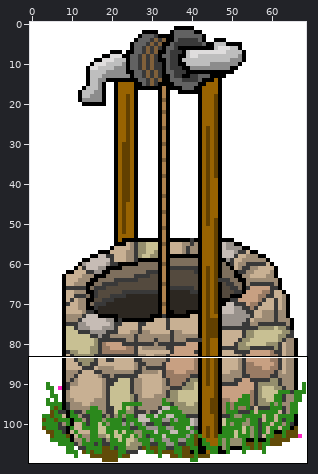
File history of a sprite sheet, decors/puit.png. Above, an overview of the earlier version with the close-up marked.
Close-up. Before:
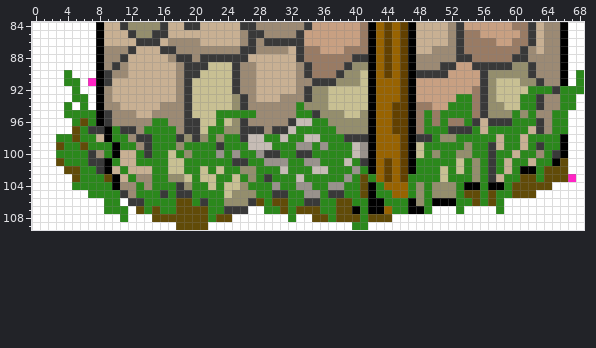
The file is 69x110 pixels. Colours within 5 levels of each other are drawn and written as one. Shown: x 0..68, y 84..109.
After:
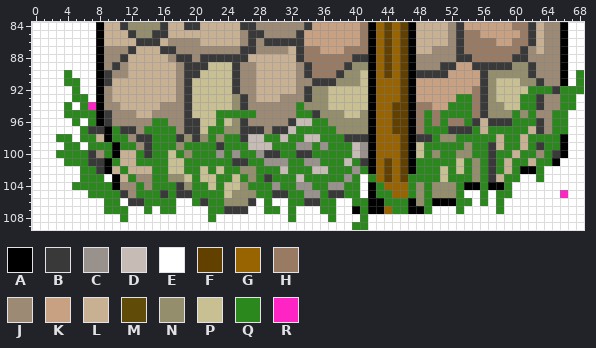
Palette (. is transparent): A #000000  B #393939  C #99928c  D #c6bcb5  E #ffffff  F #624000  G #986301  H #997b64  J #9c8a74  K #c8a082  L #c8b093  M #614b08  N #948e6d  P #c8c093  Q #2b881c  R #ff24c4
Edits made:
{"y":91,"x":7,"old":"R","new":"E"}
{"y":94,"x":7,"old":"E","new":"R"}
{"y":96,"x":6,"old":"M","new":"E"}
{"y":97,"x":5,"old":"M","new":"E"}
{"y":98,"x":5,"old":"M","new":"E"}
{"y":99,"x":3,"old":"M","new":"E"}
{"y":99,"x":6,"old":"M","new":"E"}
{"y":101,"x":3,"old":"M","new":"E"}
{"y":101,"x":66,"old":"M","new":"E"}
{"y":102,"x":4,"old":"MM","new":"EE"}
{"y":102,"x":64,"old":"MMM","new":"EEE"}
{"y":103,"x":5,"old":"M","new":"E"}
{"y":103,"x":9,"old":"M","new":"E"}
{"y":103,"x":41,"old":"M","new":"E"}
{"y":103,"x":61,"old":"MM","new":"EE"}
{"y":103,"x":64,"old":"MMMR","new":"EEEE"}
{"y":104,"x":41,"old":"M","new":"E"}
{"y":104,"x":60,"old":"MMMMM","new":"EEEEE"}
{"y":105,"x":41,"old":"M","new":"E"}
{"y":105,"x":54,"old":"MM","new":"EE"}
{"y":105,"x":57,"old":"M","new":"E"}
{"y":105,"x":60,"old":"MMM","new":"EEE"}
{"y":105,"x":66,"old":"E","new":"R"}
{"y":106,"x":18,"old":"MM","new":"EE"}
{"y":106,"x":28,"old":"M","new":"E"}
{"y":106,"x":30,"old":"MM","new":"EE"}
{"y":106,"x":38,"old":"MM","new":"EE"}
{"y":106,"x":55,"old":"M","new":"E"}
{"y":106,"x":57,"old":"M","new":"E"}
{"y":107,"x":13,"old":"M","new":"E"}
{"y":107,"x":15,"old":"M","new":"E"}
{"y":107,"x":18,"old":"MMMM","new":"EEEE"}
{"y":107,"x":31,"old":"M","new":"E"}
{"y":107,"x":33,"old":"MMM","new":"EEE"}
{"y":107,"x":38,"old":"MM","new":"EE"}
{"y":108,"x":15,"old":"MMMMMMM","new":"EEEEEEE"}
{"y":108,"x":23,"old":"MM","new":"EE"}
{"y":108,"x":35,"old":"MM","new":"EE"}
{"y":108,"x":38,"old":"MMM","new":"EEE"}
{"y":108,"x":42,"old":"MMM","new":"EEE"}
{"y":109,"x":18,"old":"MMMM","new":"EEEE"}
{"label":"changed","picture_box":[56,78,392,230]}
{"label":"changed","picture_box":[464,158,576,206]}
